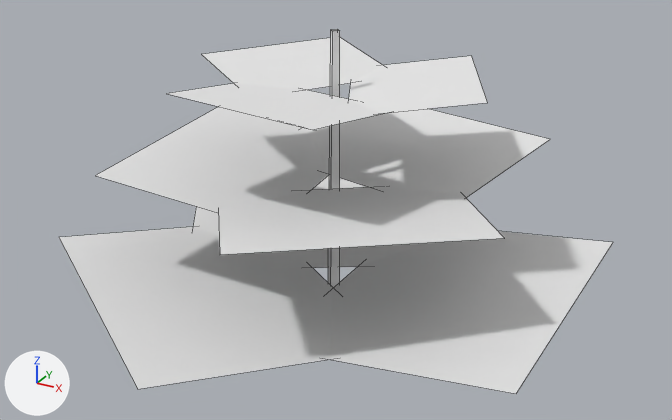
The OBJ model src/main/resources/assets/stonedew/models/block/plants/plant_1_0_0_lod.obj as it was, and as the next commit left it.
Rendered twice from a 50 mm camera at (1.142, -1.659, 0.773) aimed at (0.511, -0.512, 0.2). Every picture has the same lights, and +X, +Y and +Z are marked at lower left. The older version comes first. Mesh edges are drawn as thin lines. Where no turn or scale is listed for an object, it has been applied to the vertices.

In view in the first picture: 'model'.
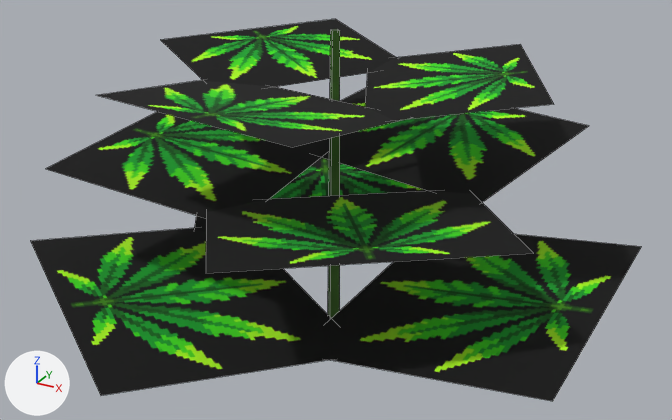
What changed in the scene script:
```text
Add img_leaf_fan:
    img_leaf_fan = load_image('leaf_fan', '../../../textures/art/leaf_fan.png', 1352, 1163, 'sRGB')
Add img_plant_stem:
    img_plant_stem = load_image('plant_stem', '../../../textures/block/plant_stem.png', 32, 32, 'sRGB')
Change mat_stem:
    remove mat_stem.base_color = (0.8, 0.8, 0.8)  # white #e7e7e7
    add mat_stem.texture = img_plant_stem
Change mat_leaf_lod:
    remove mat_leaf_lod.base_color = (0.8, 0.8, 0.8)  # white #e7e7e7
    add mat_leaf_lod.texture = img_leaf_fan
Change me_model:
    used by ob_model
    remove me_model.from_pydata(...)  # 44 vertices, 13 faces; spans x 0.088..0.881, y -0.949..-0.055, z 0.0..0.475
    add me_model.from_pydata(...)  # 44 vertices, 13 faces; spans x 0.064..0.925, y -0.985..-0.019, z 0.0..0.475
    me_model part 1: 36 of 44 vertices moved; they spanned x 0.088..0.881, y -0.949..-0.055, z 0.082..0.409 and now span x 0.064..0.925, y -0.985..-0.019, z 0.086..0.42; mean shift (-0.003, 0.001, 0.006); largest move (0.6, -0.733, 0.409) -> (0.627, -0.824, 0.42)
```

Changed parts and their boxes [x1, y1, x2, y2] in the pictures (672 x 420 px; the box of a moved part takes in the faces that stretch with it):
'model', surface changed, reshaped (darker, 10% wider)
    before: [59, 29, 613, 394]
    after: [31, 19, 641, 401]
part 1 of me_model, moved or reshaped
    before: [59, 37, 613, 394]
    after: [31, 19, 641, 401]
